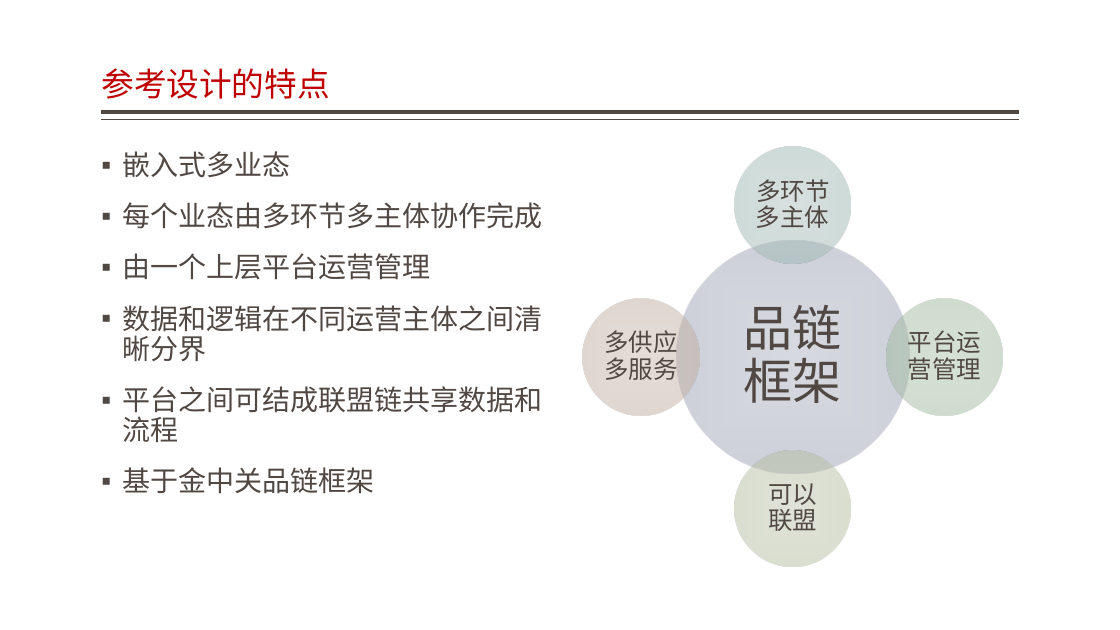
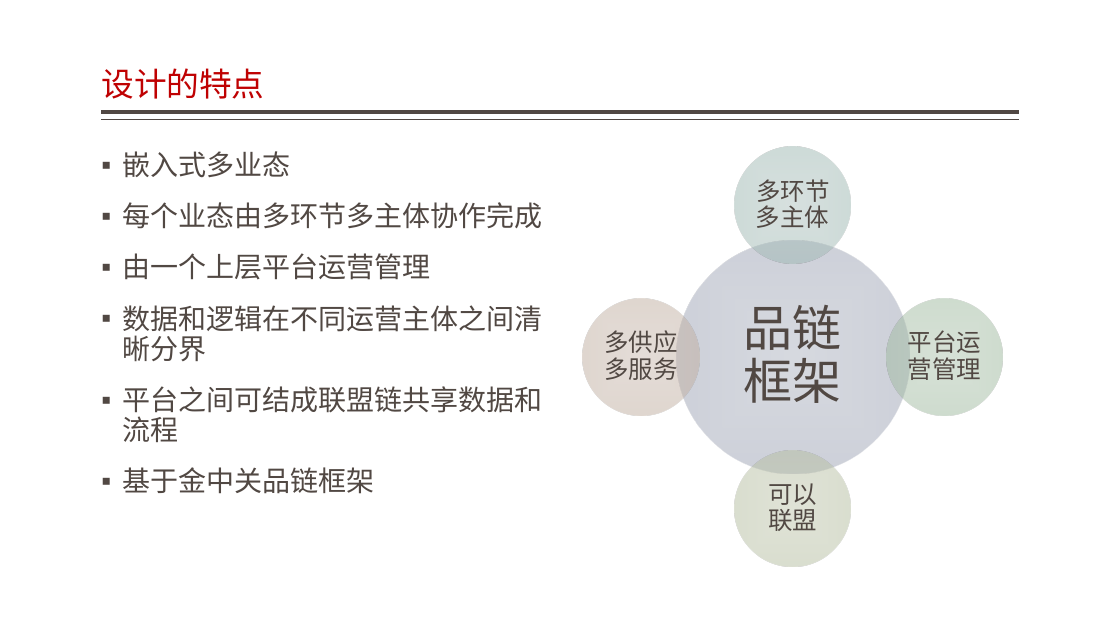
Before and after one commit to jzgi/chainsmart, a slide deck: slide 3 of Docs/品链应用参考设计.pptx. Drawn at 1120x630 pixels with LibreOffice and Linux fonts; fonts in the diff are those of the drawing. Boxes give left, top, right and bottom in pixels: in the first picture for what was removed or moved away, otherwise in the second. Text is boxed around its words. In the diff, an @@ line names an element or a change of style, - is before the commit and + after.

```diff
--- a/Docs/品链应用参考设计.pptx
+++ b/Docs/品链应用参考设计.pptx
@@ title at <box>101,68,264,99</box>: text changed @@
-参考设计的特点
+设计的特点
```
Also in this commit, not shown: 3 other slides changed, 1 slide added, 2 slides removed, 5 other files.
